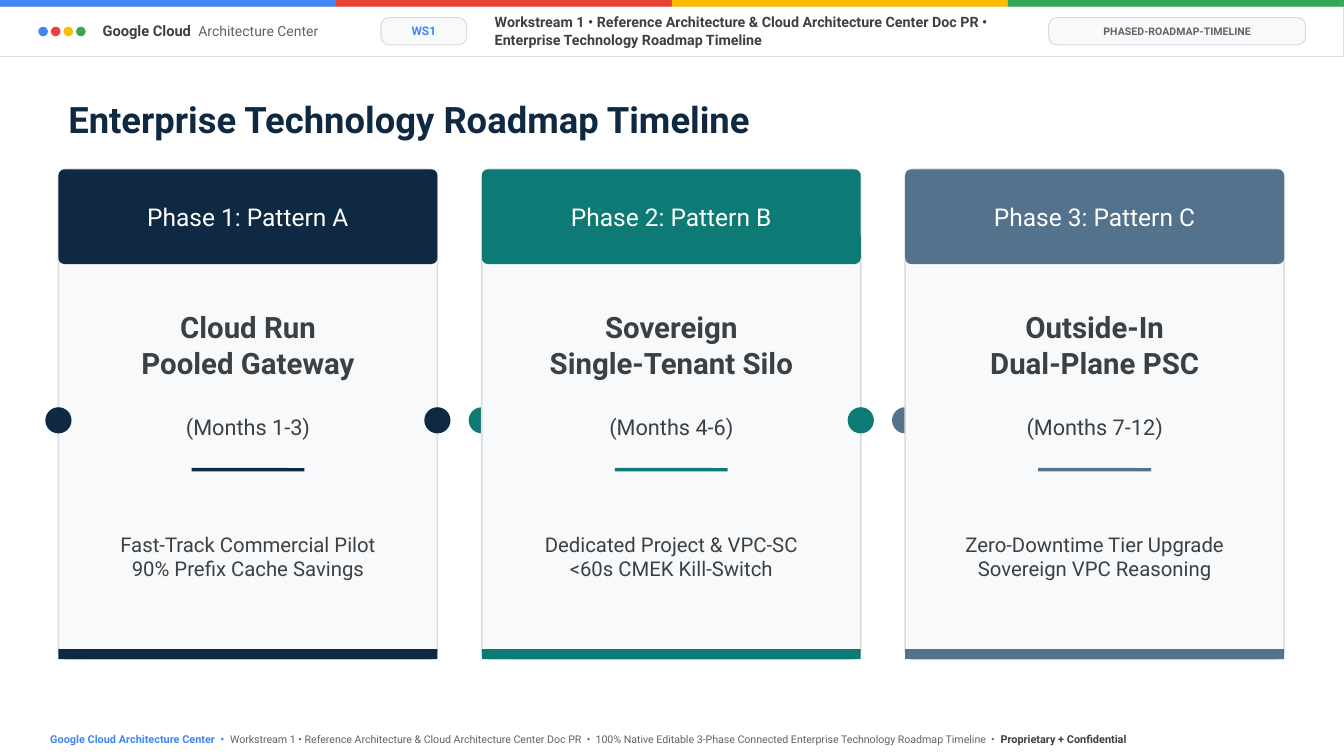
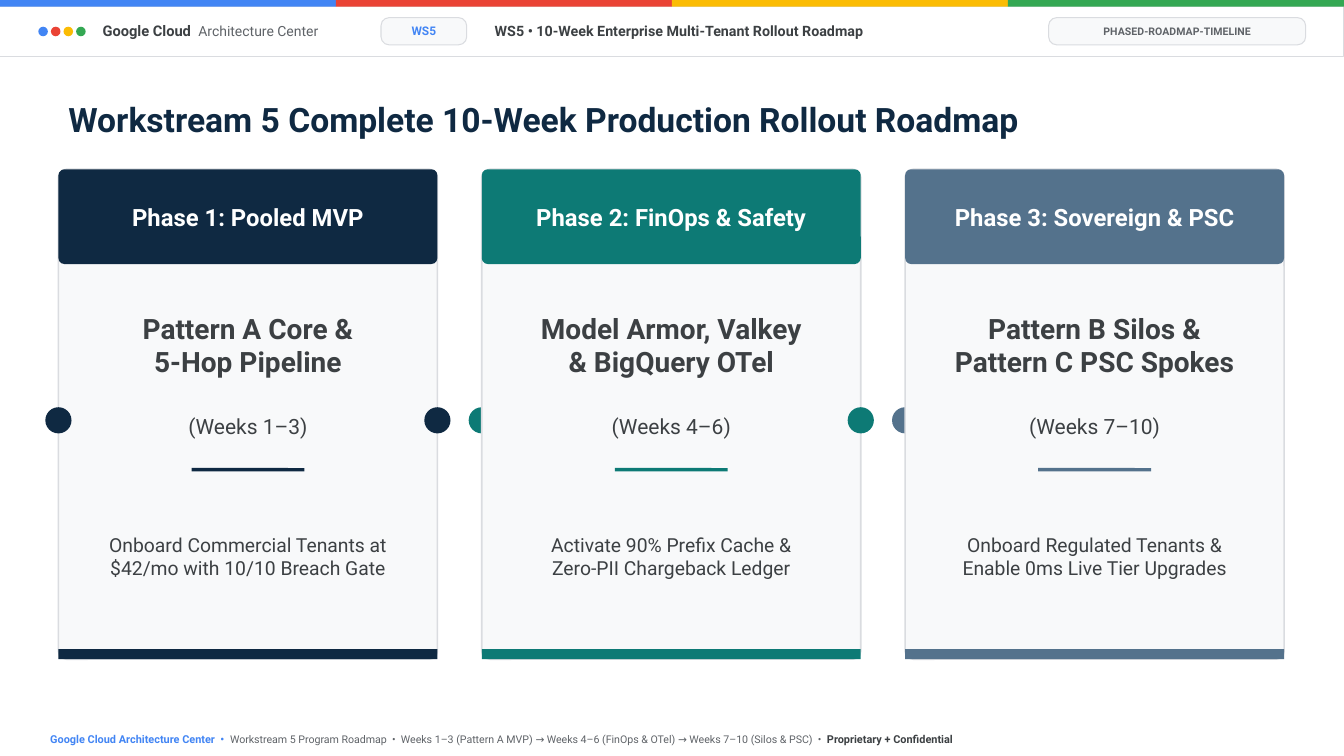
Before and after one commit to nitinaggarwal-12/blogs, a slide deck: slide 22 of slides/geap-multi-tenancy-all-workstreams-editable-slides.pptx (slide 64 before the commit). Drawn at 1344x756 pixels with LibreOffice and Linux fonts; fonts in the diff are those of the drawing. Boxes give left, top, right and bottom in pixels: in the first picture for what was removed or moved away, otherwise in the second. Text is boxed around its words. In the diff, an @@ line names an element or a change of style, - is before the commit and + after.

```diff
--- a/slides/geap-multi-tenancy-all-workstreams-editable-slides.pptx
+++ b/slides/geap-multi-tenancy-all-workstreams-editable-slides.pptx
@@ text at (412,26,437,35): text changed @@
-WS1
+WS5
@@ text at (495,25,863,39): text changed @@
-Workstream 1 • Reference Architecture & Cloud Architecture Center Doc PR • Enterprise Technology Roadmap Timeline
+WS5 • 10-Week Enterprise Multi-Tenant Rollout Roadmap
@@ text at (68,106,1018,139): text changed; size 26 to 24 pt @@
-Enterprise Technology Roadmap Timeline
+Workstream 5 Complete 10-Week Production Rollout Roadmap
@@ text at (132,208,364,227): text changed; size 17.5 to 17 pt; bold on @@
-Phase 1: Pattern A
+Phase 1: Pooled MVP
@@ text at (536,208,806,231): text changed; size 17.5 to 17 pt; bold on @@
-Phase 2: Pattern B
+Phase 2: FinOps & Safety
@@ text at (955,208,1235,231): text changed; size 17.5 to 17 pt; bold on @@
-Phase 3: Pattern C
+Phase 3: Sovereign & PSC
@@ text at (143,319,341,378): text changed; size 21 to 20 pt @@
-Cloud Run
-Pooled Gateway
+Pattern A Core &
+5-Hop Pipeline
@@ text at (541,318,801,378): text changed; size 21 to 20 pt @@
-Sovereign
-Single-Tenant Silo
+Model Armor, Valkey
+& BigQuery OTel
@@ text at (955,318,1234,378): text changed; size 21 to 20 pt @@
-Outside-In
-Dual-Plane PSC
+Pattern B Silos &
+Pattern C PSC Spokes
@@ text at (188,417,308,439): text changed; size 15.5 to 15 pt @@
-(Months 1-3)
+(Weeks 1–3)
@@ text at (612,417,731,439): text changed; size 15.5 to 15 pt @@
-(Months 4-6)
+(Weeks 4–6)
@@ text at (1029,417,1160,439): text changed; size 15.5 to 15 pt @@
-(Months 7-12)
+(Weeks 7–10)
@@ text at (109,537,387,577): text changed; size 14.5 to 13.8 pt @@
-Fast-Track Commercial Pilot
-90% Prefix Cache Savings
+Onboard Commercial Tenants at
+$42/mo with 10/10 Breach Gate
@@ text at (551,537,790,579): text changed; size 14.5 to 13.8 pt @@
-Dedicated Project & VPC-SC
-<60s CMEK Kill-Switch
+Activate 90% Prefix Cache &
+Zero-PII Chargeback Ledger
@@ text at (963,537,1227,579): text changed; size 14.5 to 13.8 pt @@
-Zero-Downtime Tier Upgrade
-Sovereign VPC Reasoning
+Onboard Regulated Tenants &
+Enable 0ms Live Tier Upgrades
@@ text at (50,734,953,746): text changed @@
-Google Cloud Architecture Center • Workstream 1 • Reference Architecture & Cloud Architecture Center Doc PR • 100% Native Editable 3-Phase Connected Enterprise Technology Roadmap Timeline • Proprietary + Confidential
+Google Cloud Architecture Center • Workstream 5 Program Roadmap • Weeks 1–3 (Pattern A MVP) → Weeks 4–6 (FinOps & OTel) → Weeks 7–10 (Silos & PSC) • Proprietary + Confidential
```
Also in this commit, not shown: 13 other slides changed, 6 slides added, 48 slides removed, 13 other files.
